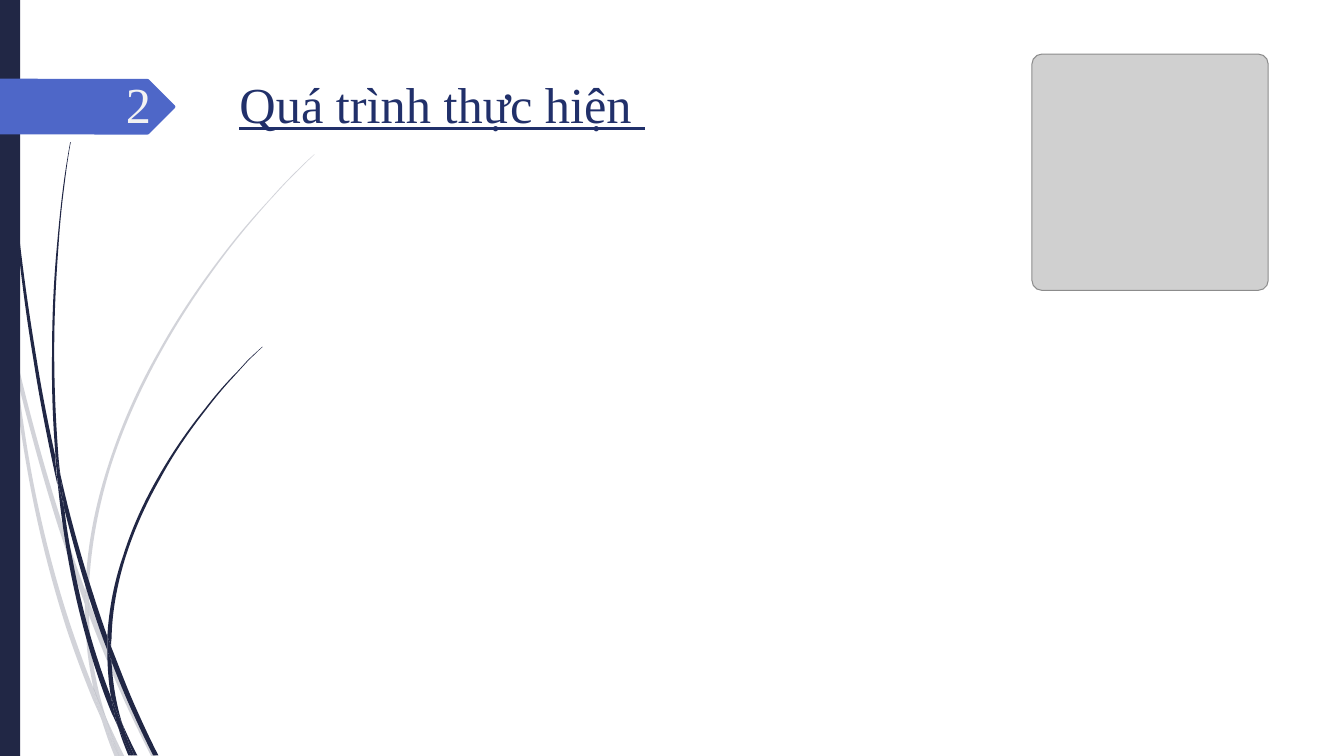
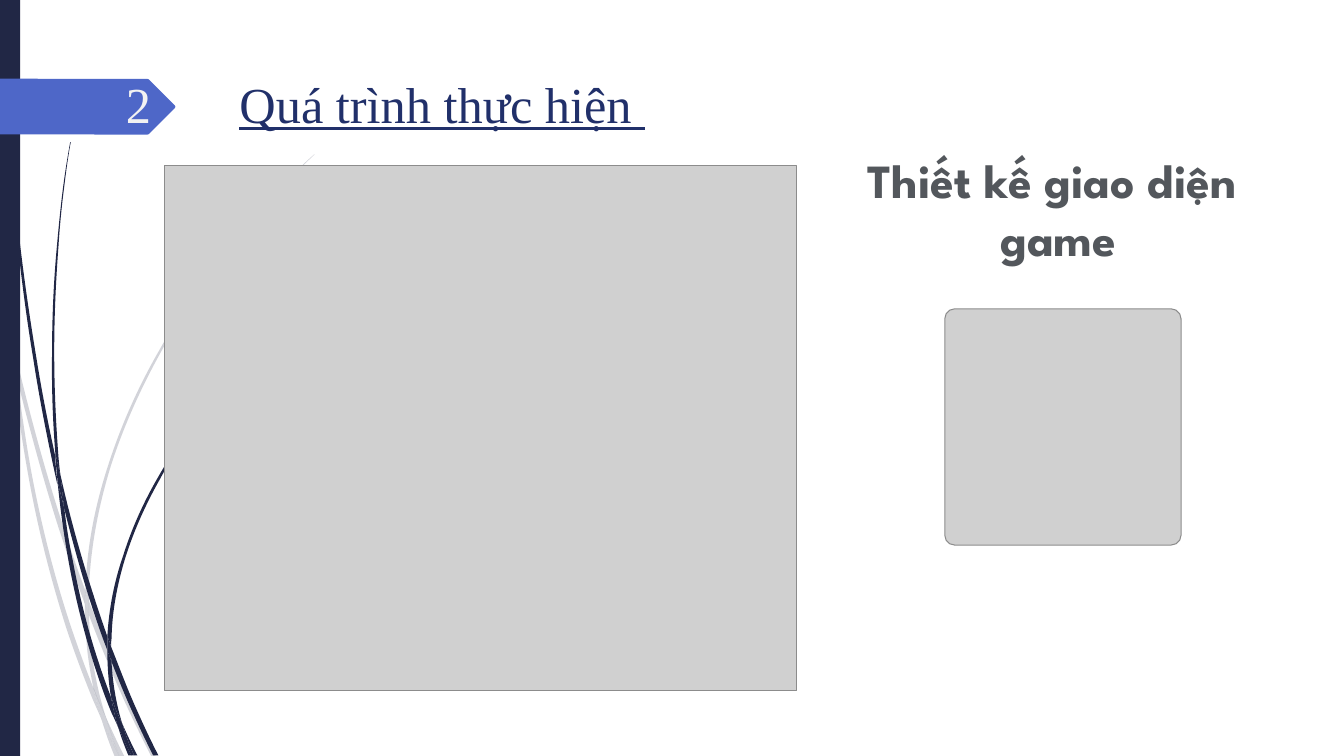
Before and after one commit to 17110144/caro-game-one-player, a slide deck: slide 11 of SLIDE GAME CARO ONE PLAYER.pptx (slide 10 before the commit). Drawn at 1344x756 pixels with LibreOffice and Linux fonts; fonts in the diff are those of the drawing; grey boxes stand for pictures; background and template pictures are left out. Boxes give left, top, right and bottom in pixels: in the first picture for what was removed or moved away, otherwise in the second. Text is boxed around its words. In the diff, an @@ line names an element or a change of style, - is before the commit and + after.

```diff
--- a/SLIDE GAME CARO ONE PLAYER.pptx
+++ b/SLIDE GAME CARO ONE PLAYER.pptx
@@ picture added at bbox=[164, 166, 798, 692] @@
@@ text added at bbox=[868, 155, 1237, 267], 34 pt, text gradient #53575C to #C5C7CA, bold @@
+Thiết kế giao diện
+game
@@ picture: place and size @@
-picture at bbox=[1032, 54, 1268, 290]
+picture at bbox=[945, 309, 1181, 544]
```
Also in this commit, not shown: 1 other slide changed, 3 slides added, 2 other files.
